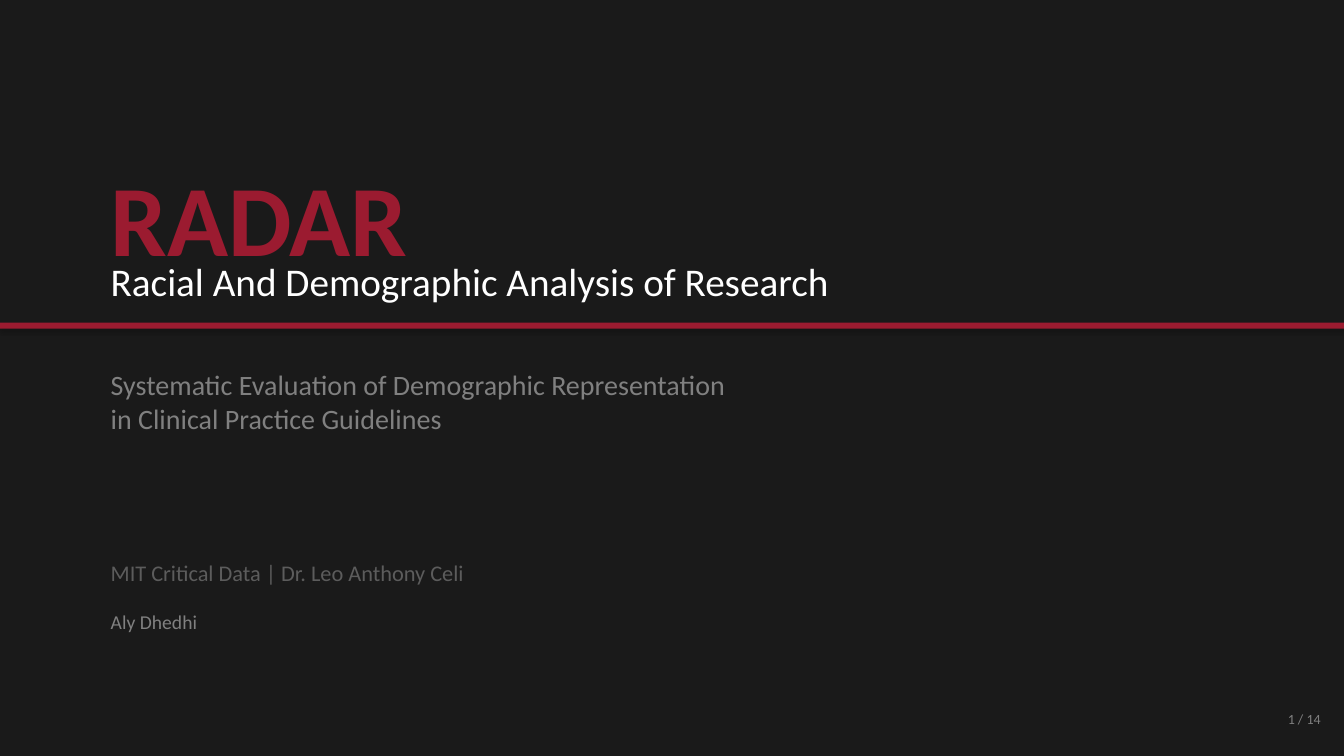
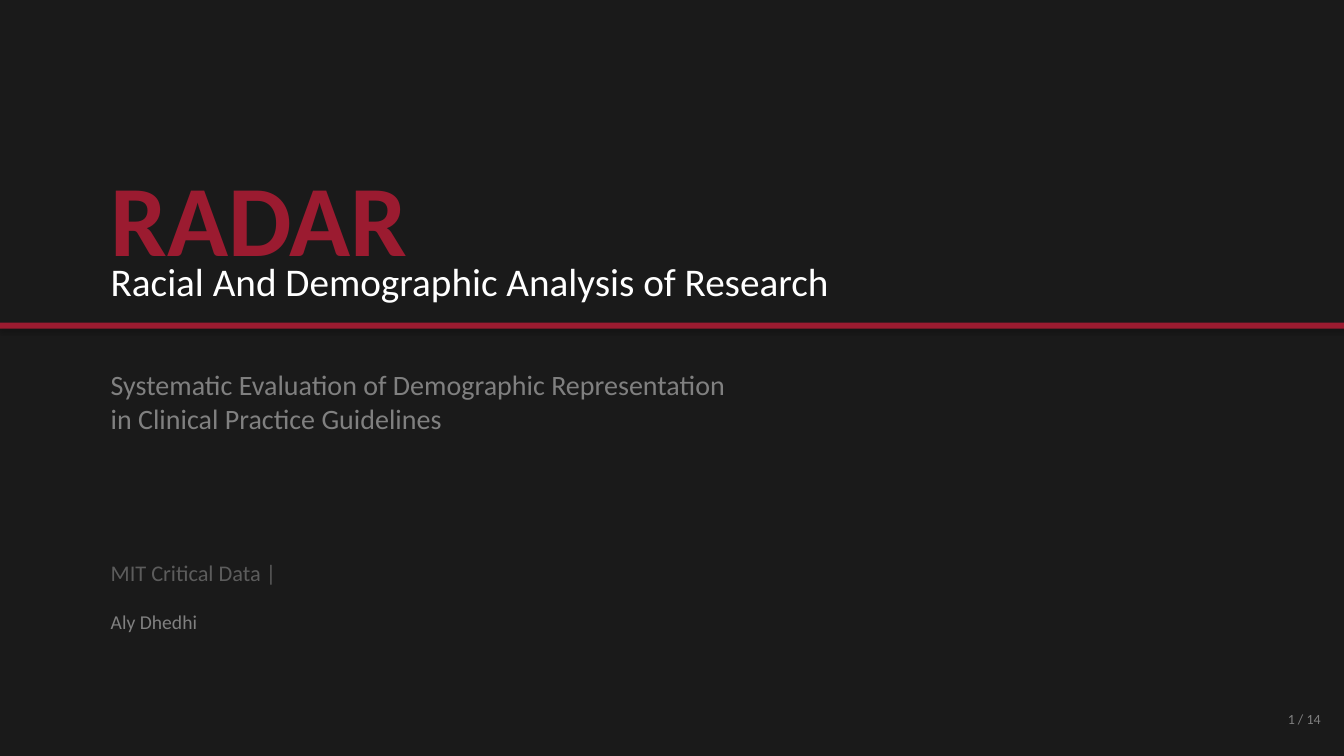
Before and after one commit to duckyquang/RADAR, a slide deck: slide 1 of RADAR_Presentation.pptx. Drawn at 1344x756 pixels with LibreOffice and Linux fonts; fonts in the diff are those of the drawing. Boxes give left, top, right and bottom in pixels: in the first picture for what was removed or moved away, otherwise in the second. Text is boxed around its words. In the diff, an @@ line names an element or a change of style, - is before the commit and + after.

```diff
--- a/RADAR_Presentation.pptx
+++ b/RADAR_Presentation.pptx
@@ text at (111, 566, 261, 581): text changed @@
-MIT Critical Data | Dr. Leo Anthony Celi
+MIT Critical Data |
```
Also in this commit, not shown: 1 other slide changed.
